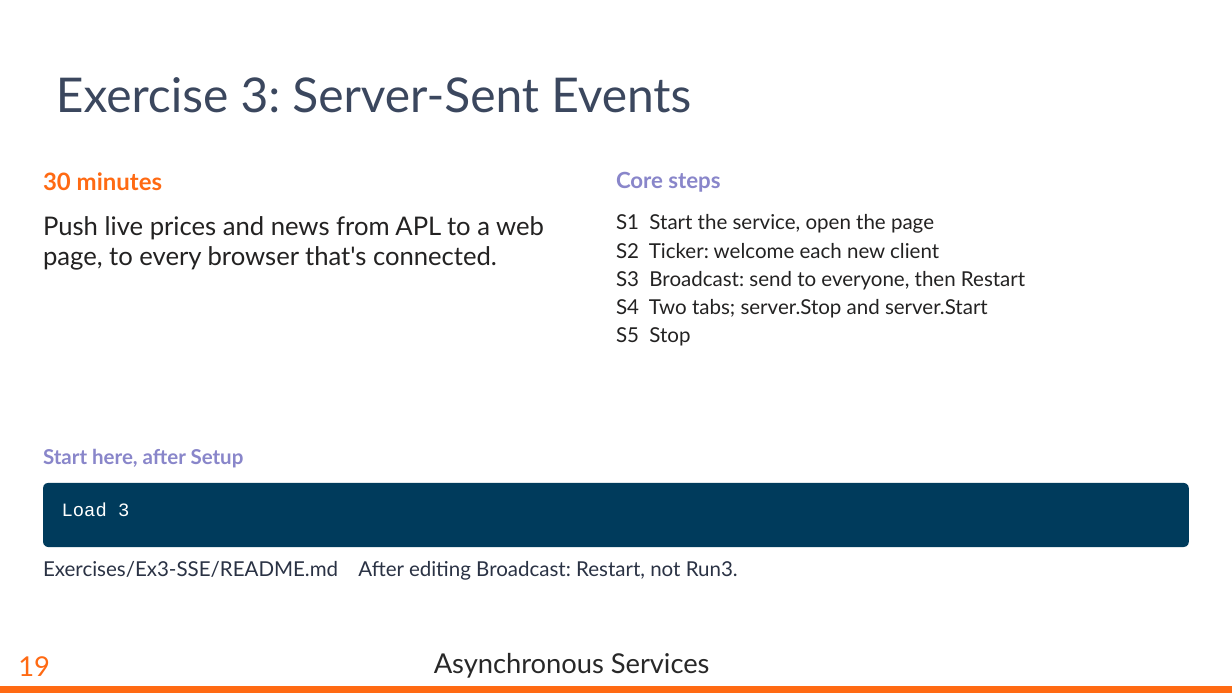
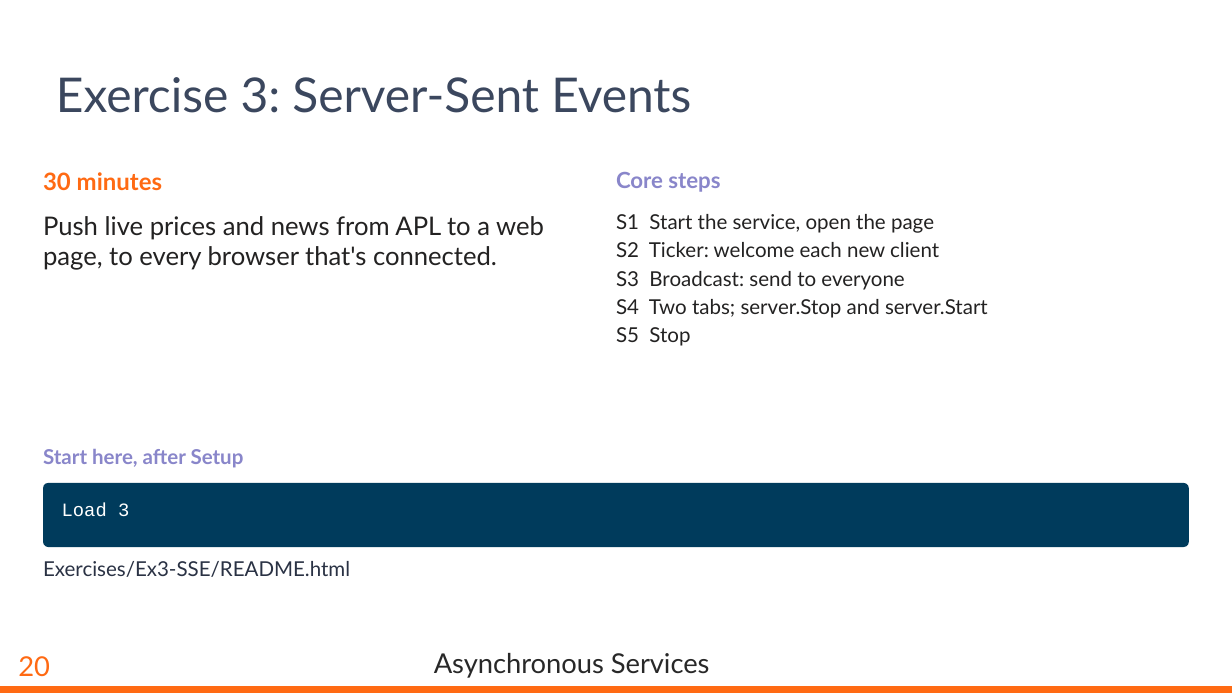
Before and after one commit to dyalog-training/2026-MP2, a slide deck: slide 21 of Presentation/AsynchronousServices.pptx (slide 20 before the commit). Drawn at 1232x693 pixels with LibreOffice and Linux fonts; fonts in the diff are those of the drawing; background and template pictures are left out. Boxes give left, top, right and bottom in pixels: in the first picture for what was removed or moved away, otherwise in the second. Text is boxed around its words. In the diff, an @@ line names an element or a change of style, - is before the commit and + after.

Commit message:
Minor README tweaks

```diff
--- a/Presentation/AsynchronousServices.pptx
+++ b/Presentation/AsynchronousServices.pptx
@@ text at (616, 271, 904, 290): text changed @@
-S3 Broadcast: send to everyone, then Restart
+S3 Broadcast: send to everyone
@@ text at (43, 561, 350, 577): text changed @@
-Exercises/Ex3-SSE/README.md After editing Broadcast: Restart, not Run3.
+Exercises/Ex3-SSE/README.html
@@ page number at (18, 656, 50, 676): text changed @@
-19
+20
```
Also in this commit, not shown: 16 other slides changed, 3 slides added, 8 other files.
